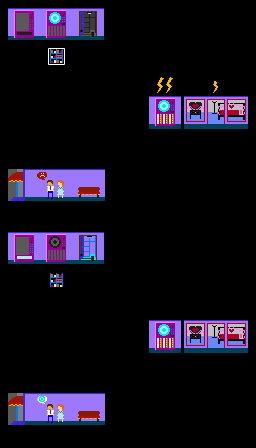
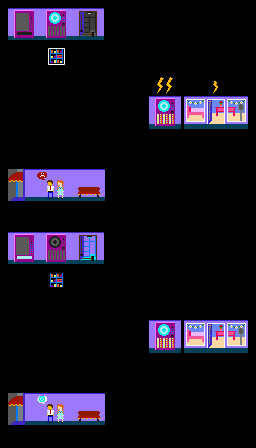
Layered file, before and after one edit (256x448). Changes by layer:
painted on "extra" over [186, 323, 246, 348]
painted on "help.png" over [186, 99, 246, 124]
